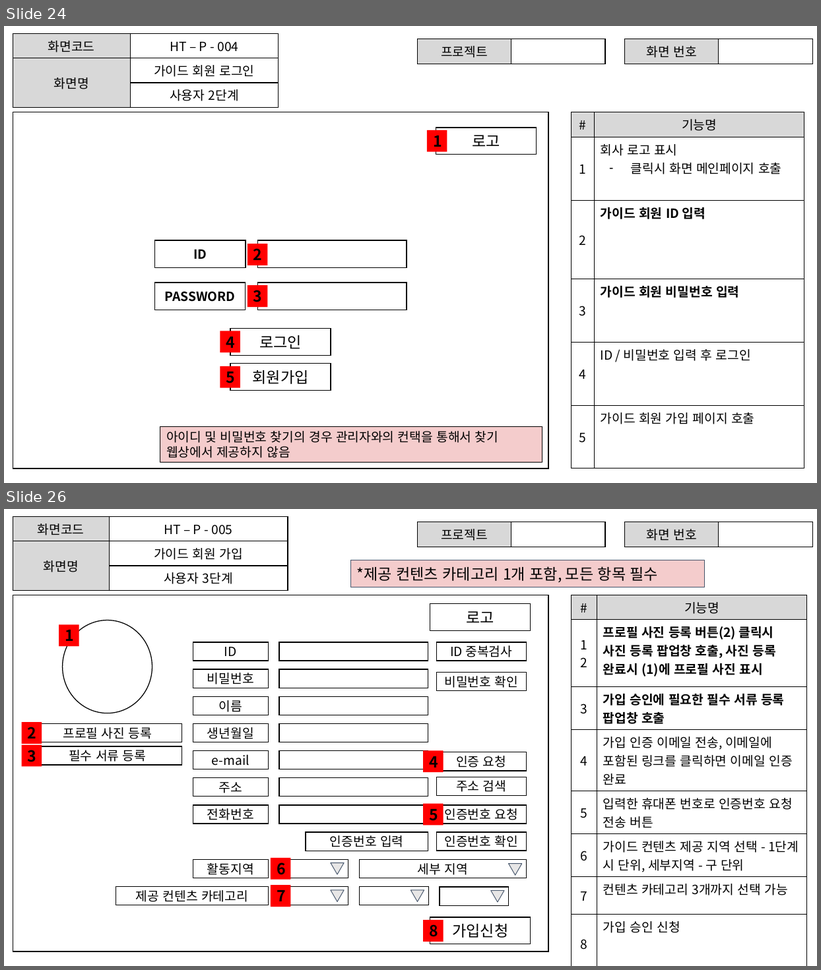
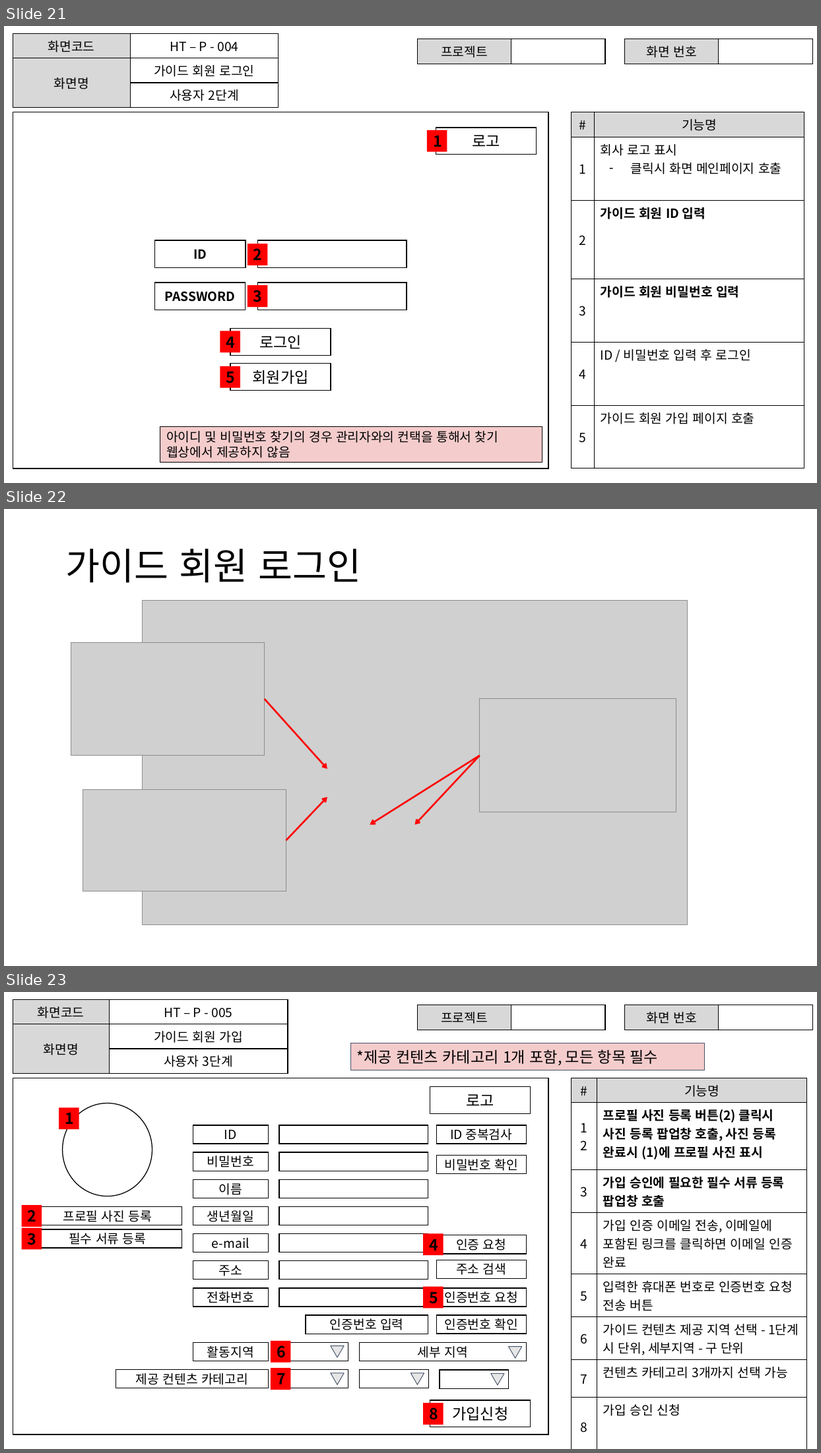
Before and after one commit to ezenteam2/TripMate, a slide deck: 2조 project02.pptx. Shown one above the other, each under a label of ours: slides 24 and 26 before the commit, slides 21, 22 and 23 after it; the slides between them are not shown. The pictures are 821x970 and 821x1453 pixels, drawn with LibreOffice and Linux fonts; fonts in the diff are those of the drawing; grey boxes stand for pictures. Boxes give left, top, right and bottom in pixels: in the first picture for what was removed or moved away, otherwise in the second. Text is boxed around its words. In the diff, an @@ line names an element or a change of style, - is before the commit and + after.

```diff
--- a/2조 project02.pptx
+++ b/2조 project02.pptx
@@ slide 22 added at bbox=[4, 509, 817, 966], background #FFFFFF @@
@@ title added at bbox=[66, 549, 361, 583], 44 pt, text #000000 @@
+가이드 회원 로그인
@@ picture added at bbox=[143, 601, 688, 925] @@
@@ picture added at bbox=[71, 642, 265, 755] @@
@@ arrow added from (265, 699) to (327, 769), #FF0000 2 pt @@
@@ picture added at bbox=[480, 698, 677, 812] @@
@@ arrow added from (480, 756) to (370, 825), #FF0000 2 pt @@
@@ arrow added from (480, 756) to (415, 825), #FF0000 2 pt @@
@@ picture added at bbox=[83, 790, 286, 892] @@
@@ arrow added from (286, 841) to (327, 797), #FF0000 2 pt @@
@@ what was slide 24 is now slide 21 @@
@@ what was slide 26 is now slide 23 @@
```
Also in this commit, not shown: 1 slide changed, 1 other slide added, 16 slides removed, 4 other files.
